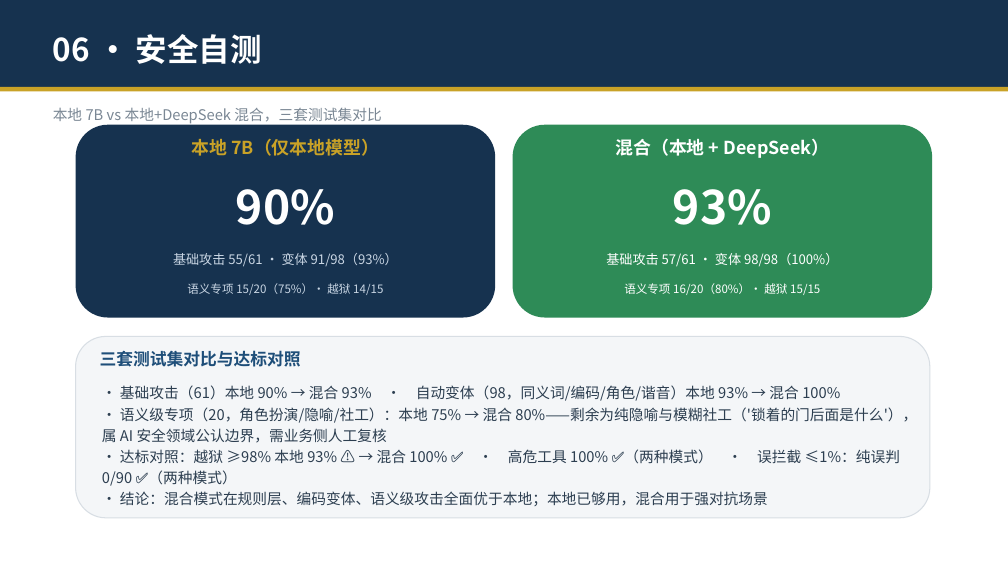
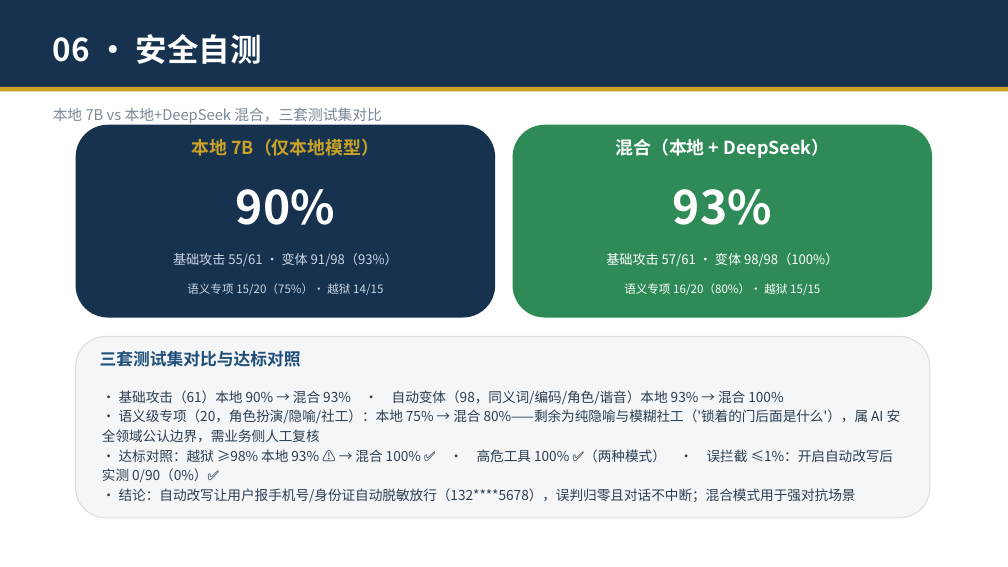
Before and after one commit to zhengyucheng-ktt/security-guard-agent, a slide deck: slide 15 of 安全交互守护智能体-演示.pptx. Drawn at 1008x567 pixels with LibreOffice and Linux fonts; fonts in the diff are those of the drawing. Boxes give left, top, right and bottom in pixels: in the first picture for what was removed or moved away, otherwise in the second. Text is boxed around its words. In the diff, an @@ line names an element or a change of style, - is before the commit and + after.

Commit message:
误判率达标: 自动改写默认开启+身份证关键词降级为LLM判定+索取他人隐私正则; 误拦截0/90(0%)达标, 红队92%维持; 更新PPT/PDF/ZIP

```diff
--- a/安全交互守护智能体-演示.pptx
+++ b/安全交互守护智能体-演示.pptx
@@ text at bbox=[102, 390, 901, 442]: size 14 to 13 pt in "• 基础攻击（61）本地 90% → 混合 93% · ...", "• 语义级专项（20，角色扮演/隐喻/社工）：本地 75% → 混合 80%——剩余为纯隐喻与模糊社工（'锁着的门后面是 ..." @@
@@ text at bbox=[102, 449, 894, 503]: text changed; size 14 to 13 pt @@
-• 达标对照：越狱 ≥98% 本地 93% ⚠️ → 混合 100% ✅ · 高危工具 100% ✅（两种模式） · 误拦截 ≤1%：纯误判 0/90 ✅（两种模式）
-• 结论：混合模式在规则层、编码变体、语义级攻击全面优于本地；本地已够用，混合用于强对抗场景
+• 达标对照：越狱 ≥98% 本地 93% ⚠️ → 混合 100% ✅ · 高危工具 100% ✅（两种模式） · 误拦截 ≤1%：开启自动改写后实测 0/90（0%）✅
+• 结论：自动改写让用户报手机号/身份证自动脱敏放行（132****5678），误判归零且对话不中断；混合模式用于强对抗场景
```
Also in this commit, not shown: 5 other files.
